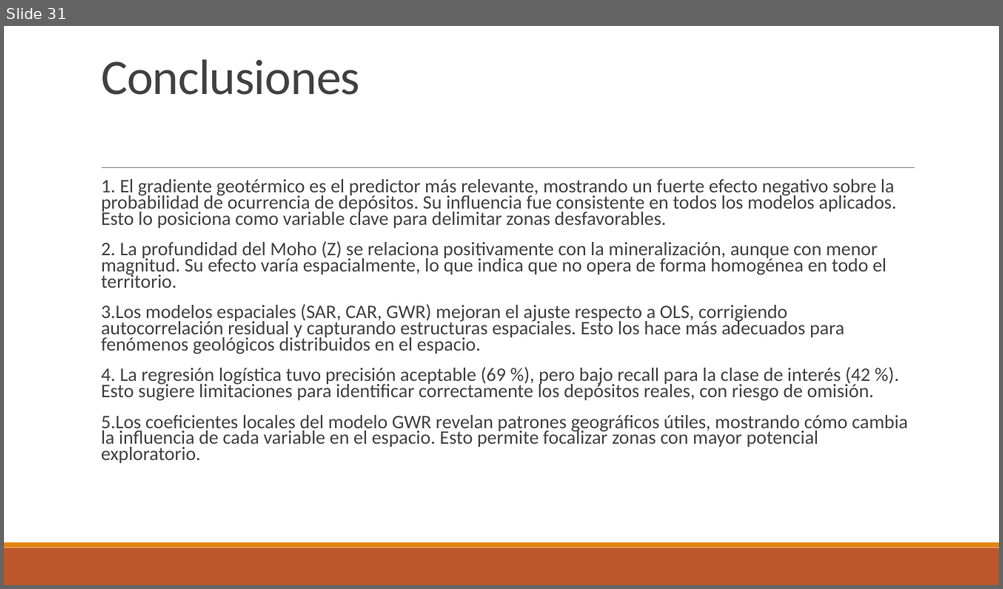
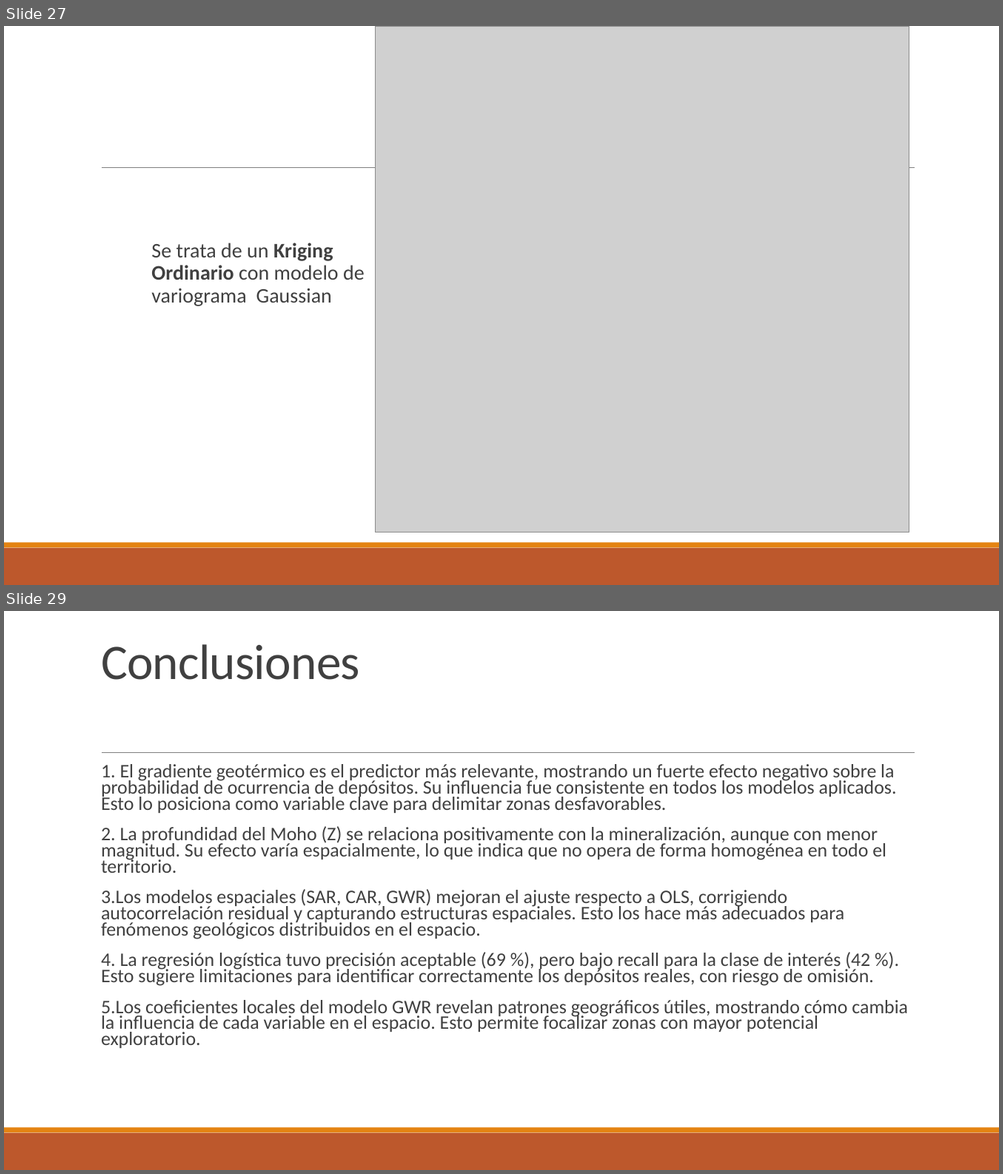
Before and after one commit to Santiagocruz97/AGE, a slide deck: Estudio de la distribución espacial de depósitos Ígneo.pptx. Shown one above the other, each under a label of ours: slide 31 before the commit, slides 27 and 29 after it; the slides between them are not shown. The pictures are 1003x589 and 1003x1174 pixels, drawn with LibreOffice and Linux fonts; fonts in the diff are those of the drawing; grey boxes stand for pictures. Boxes give left, top, right and bottom in pixels: in the first picture for what was removed or moved away, otherwise in the second. Text is boxed around its words. In the diff, an @@ line names an element or a change of style, - is before the commit and + after.

```diff
--- a/Estudio de la distribución espacial de depósitos Ígneo.pptx
+++ b/Estudio de la distribución espacial de depósitos Ígneo.pptx
@@ slide 27 added at (4,26,999,585), background #FFFFFF; not listed: 3 template elements that a slide beside it also shows @@
@@ picture added at (375,26,909,533) @@
@@ text added at (151,243,364,306), 20 pt, text #404040 @@
+  Se trata de un Kriging Ordinario con modelo de variograma Gaussian
@@ what was slide 31 is now slide 29 @@
```
Also in this commit, not shown: 5 slides changed, 4 other slides added, 7 slides removed, 3 other files.
